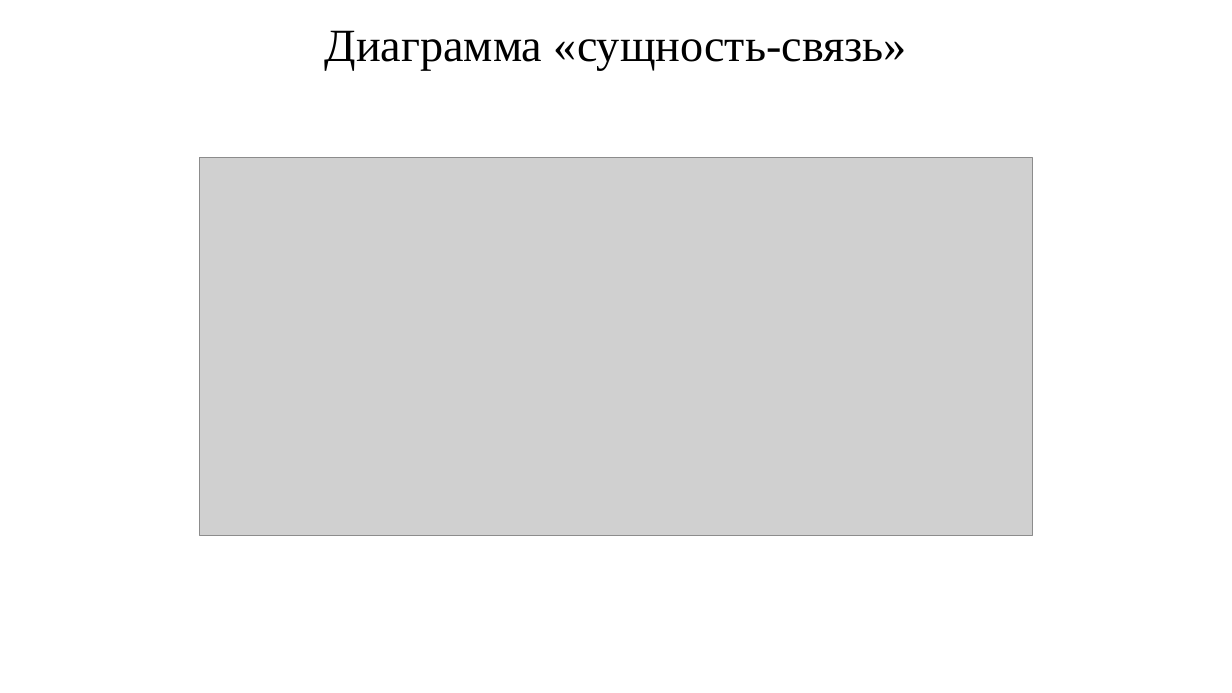
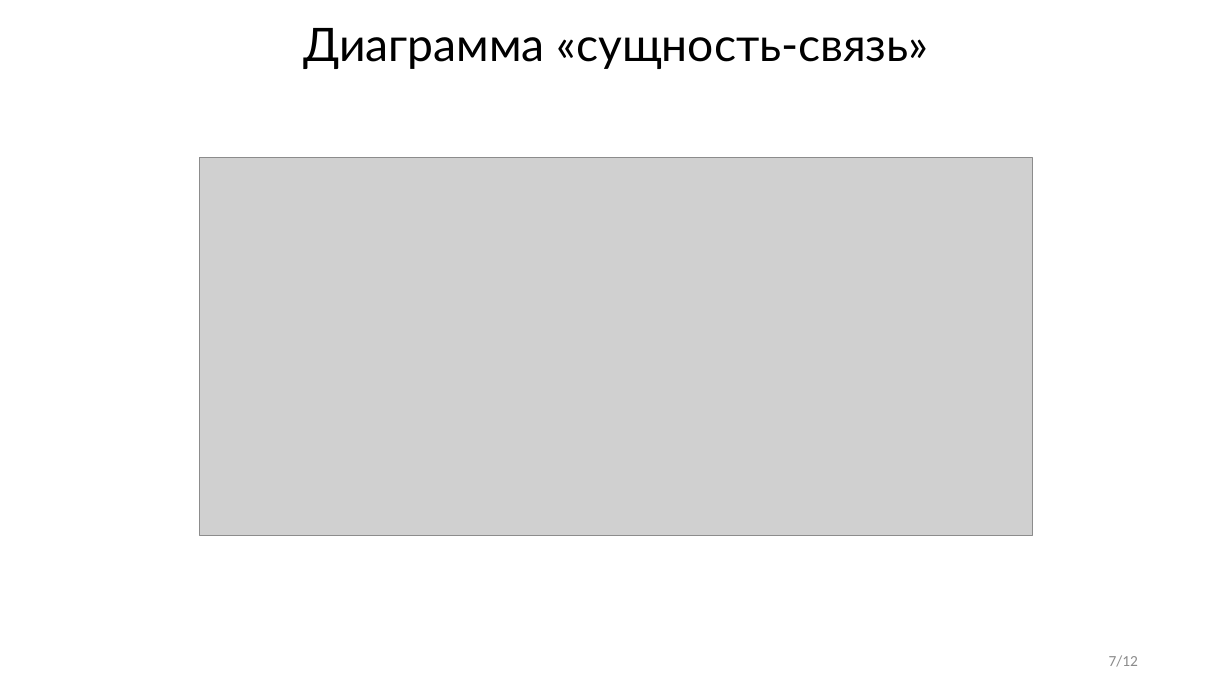
Before and after one commit to molo4kaPlus/particle_benchmark, a slide deck: slide 7 of docs/КузьминГО_курсовая.pptx (slide 5 before the commit). Drawn at 1232x693 pixels with LibreOffice and Linux fonts; fonts in the diff are those of the drawing; grey boxes stand for pictures. Boxes give left, top, right and bottom in pixels: in the first picture for what was removed or moved away, otherwise in the second. Text is boxed around its words. In the diff, an @@ line names an element or a change of style, - is before the commit and + after.

```diff
--- a/docs/КузьминГО_курсовая.pptx
+++ b/docs/КузьминГО_курсовая.pptx
@@ title "Диаграмма «сущность-связь»" at [303,28,928,69]: font Times New Roman to Lato @@
@@ page number added at [1109,655,1138,667], 12 pt, text #8C8C8C @@
+7/12
```
Also in this commit, not shown: 9 other slides changed, 2 slides added, 2 other files.
